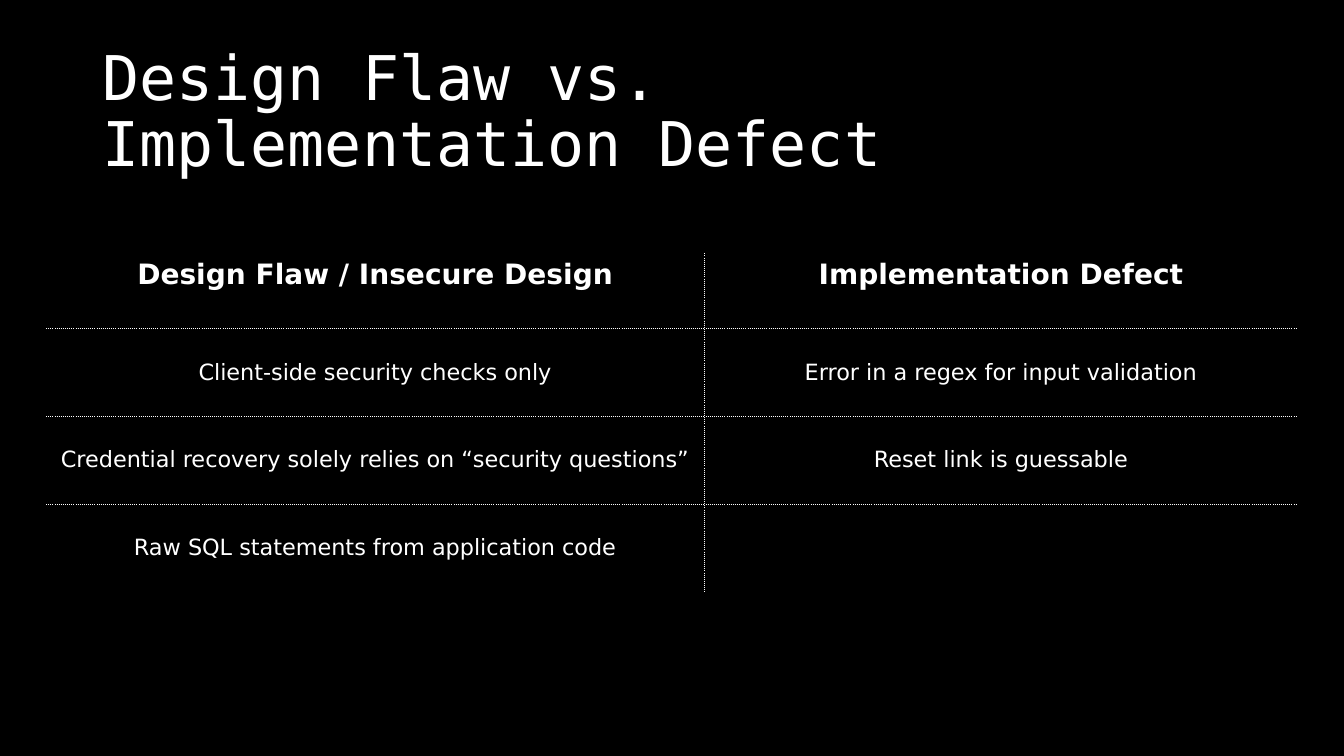
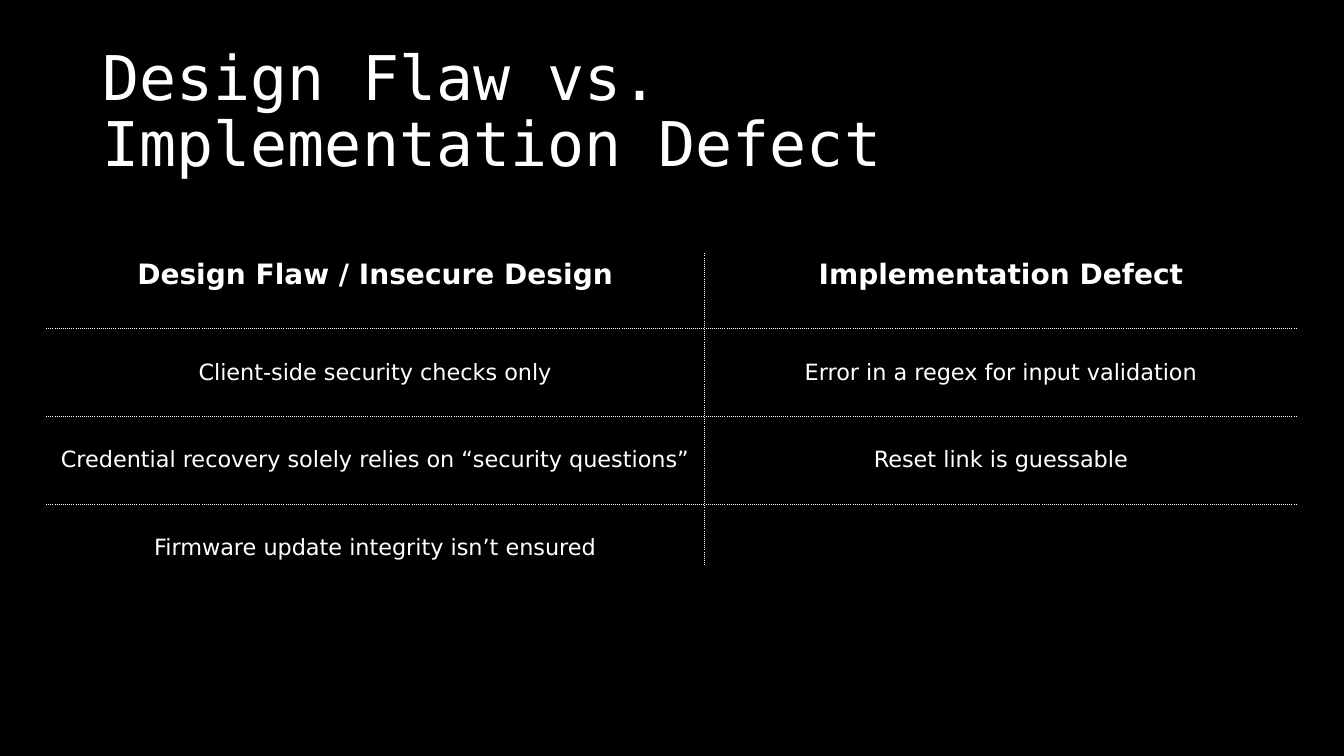
Before and after one commit to dschwarz91/websec-lecture, a slide deck: slide 8 of slides/8_General_Topics.pptx. Drawn at 1344x756 pixels with LibreOffice and Linux fonts; fonts in the diff are those of the drawing. Boxes give left, top, right and bottom in pixels: in the first picture for what was removed or moved away, otherwise in the second. Text is boxed around its words. In the diff, an @@ line names an element or a change of style, - is before the commit and + after.

Commit message:
Updated example for design flaw vs. implementation defect.

```diff
--- a/slides/8_General_Topics.pptx
+++ b/slides/8_General_Topics.pptx
@@ table at (46,253,1299,576) @@
-row 4, column 1: Raw SQL statements from application code
+row 4, column 1: Firmware update integrity isn’t ensured
```
Also in this commit, not shown: 1 other slide changed, 1 other file.
